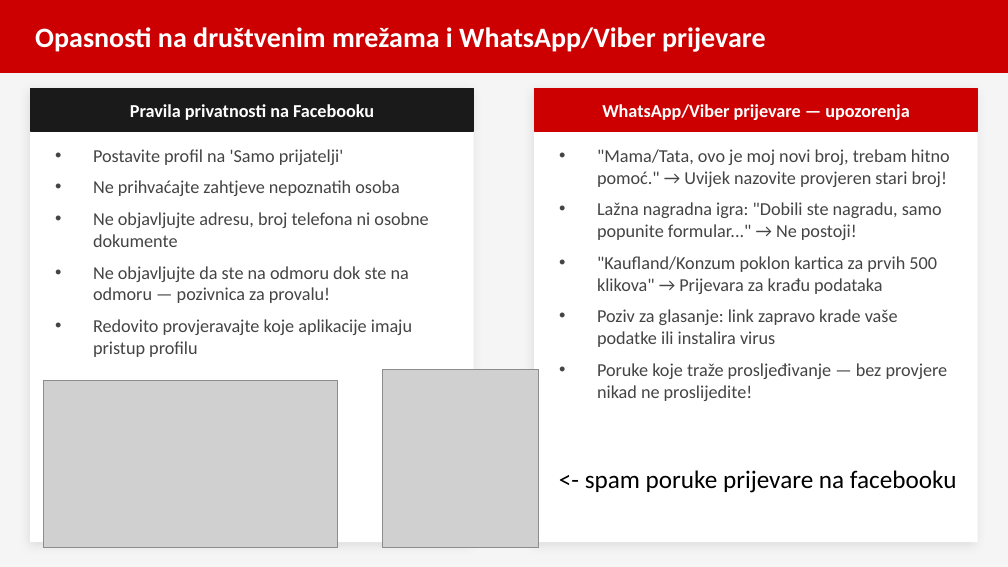
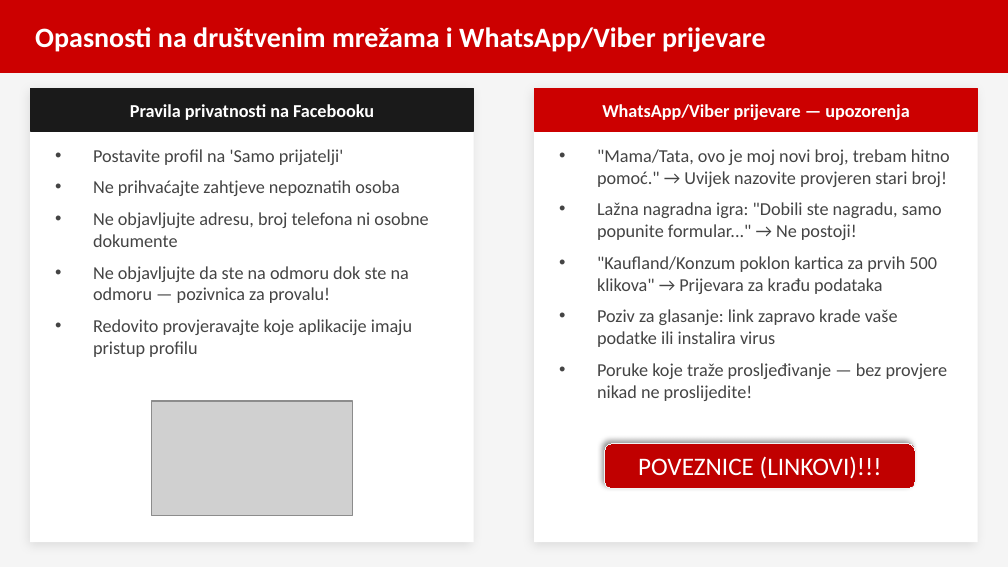
Before and after one commit to brunobilandzic/dipl, a slide deck: slide 8 of praksa/RAST/izradaprezentacije/Sigurnost_na_internetu_prezentacija.pptx. Drawn at 1008x567 pixels with LibreOffice and Linux fonts; fonts in the diff are those of the drawing; grey boxes stand for pictures. Boxes give left, top, right and bottom in pixels: in the first picture for what was removed or moved away, otherwise in the second. Text is boxed around its words. In the diff, an @@ line names an element or a change of style, - is before the commit and + after.

```diff
--- a/praksa/RAST/izradaprezentacije/Sigurnost_na_internetu_prezentacija.pptx
+++ b/praksa/RAST/izradaprezentacije/Sigurnost_na_internetu_prezentacija.pptx
@@ picture removed at (382, 369, 538, 547) @@
@@ picture: place and size @@
-picture at (43, 381, 338, 547)
+picture at (151, 401, 353, 515)
@@ rounded rectangle added at (605, 444, 915, 489), fill #C00000, outline #F2F2F2 0.75 pt, 18 pt, text #FFFFFF @@
+POVEZNICE (LINKOVI)!!!
@@ text removed at (585, 470, 957, 493) @@
-<- spam poruke prijevare na facebooku
```
Also in this commit, not shown: 6 other slides changed, 2 slides added, 1 slide removed, 1 other file.
